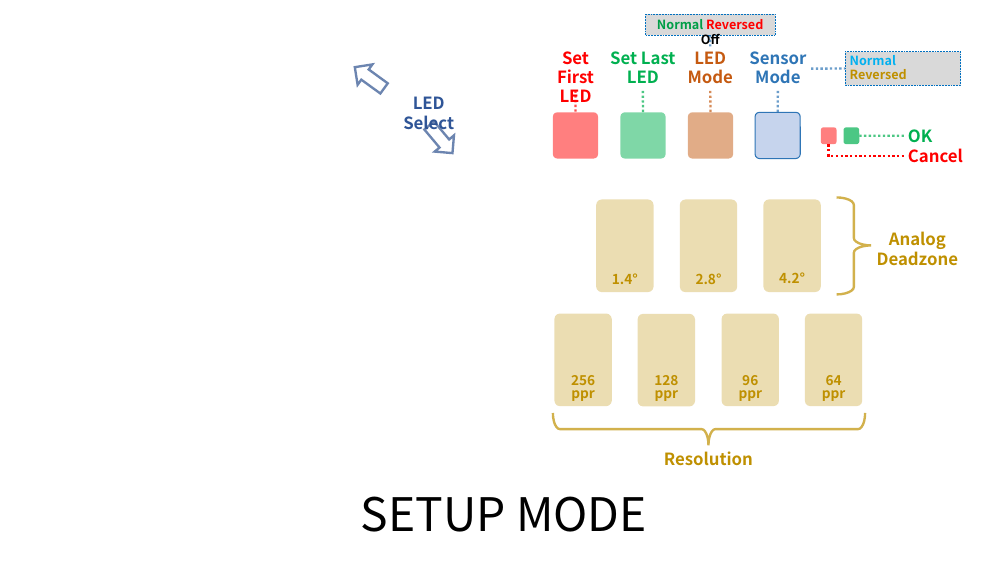
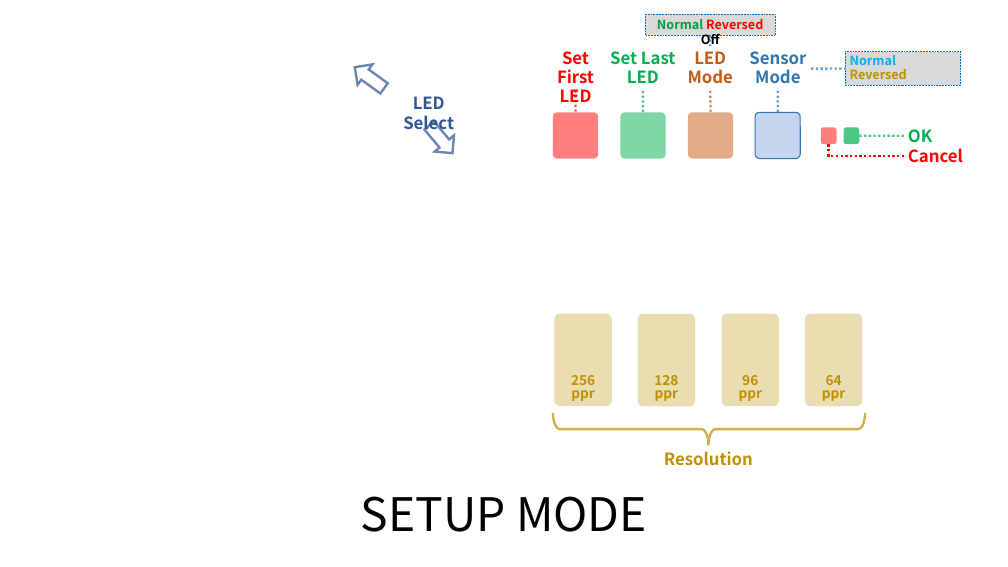
Before and after one commit to whowechina/iidx_pico, a slide deck: slide 5 of Gen1Archive/doc/Firmware_manual.pptx. Drawn at 1008x567 pixels with LibreOffice and Linux fonts; fonts in the diff are those of the drawing; background and template pictures are left out. Boxes give left, top, right and bottom in pixels: in the first picture for what was removed or moved away, otherwise in the second. Text is boxed around its words. In the diff, an @@ line names an element or a change of style, - is before the commit and + after.

Commit message:
Remove deadzone in old manual

```diff
--- a/Gen1Archive/doc/Firmware_manual.pptx
+++ b/Gen1Archive/doc/Firmware_manual.pptx
@@ rounded rectangle removed at (597,200,654,293) @@
-1.4°
@@ rounded rectangle removed at (680,200,737,293) @@
-2.8°
@@ rounded rectangle removed at (764,200,821,293) @@
-4.2°
@@ left brace removed at (837,197,872,294) @@
@@ text removed at (877,231,958,266) @@
-Analog
-Deadzone
```
Also in this commit, not shown: 1 other file.
